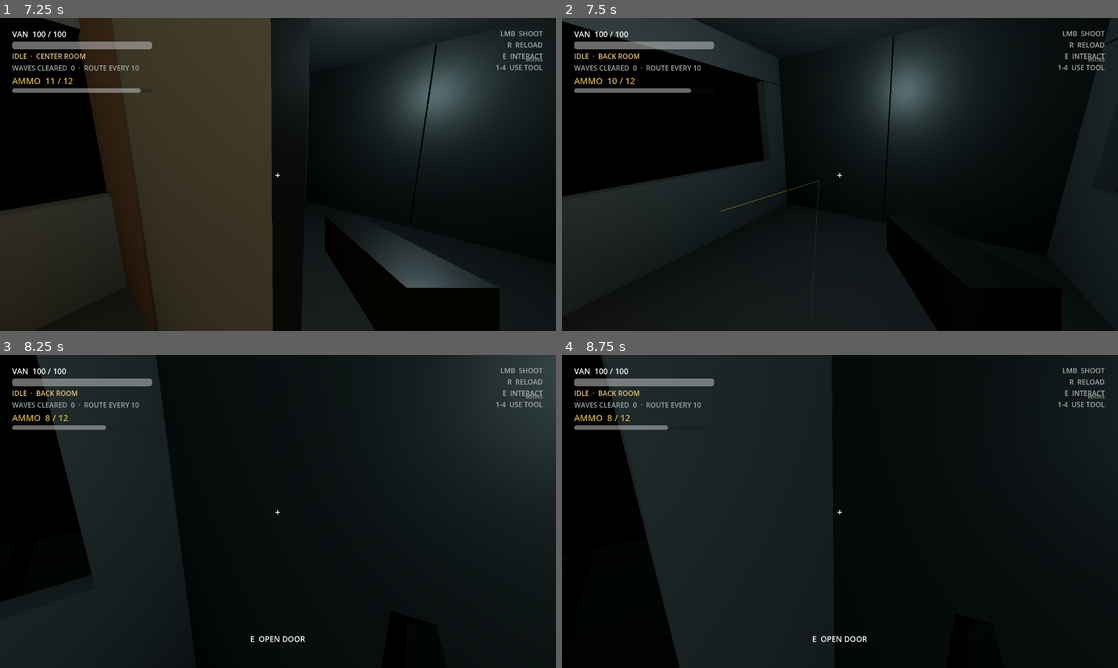
Above: before the commit, frames 1-4 (two rows, left to right).
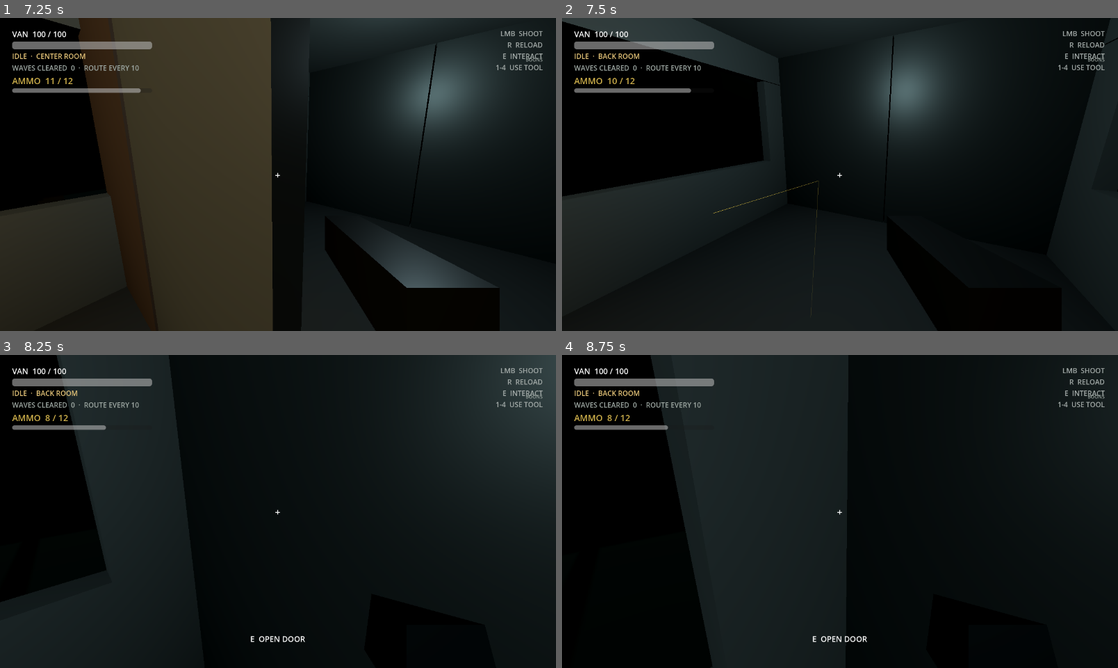
Above: after the commit, the same moments.

Repository: SebastianFreitas/van-gunner
Game: Godot game, scene res://scenes/boot/boot.tscn
The game is run twice, just before and just after one commit, with the same random seed, the same clock (stepped at 60 frames per second) and the same inputs.
Inputs (mouse positions are in pixels of both pictures, inside the frame that each line leads up to):
- Up to frame 1 (7.25 s): tap Enter at 0.5, 3.5, 5 s; move the mouse to (400, 158) at 0.52 s; hold D (move_right) 0.53-1.25 s; hold E (interact) 0.53-1.25 s; click "SLOT 1 · NEW RUN" at 1.25 s; tap Space at 2, 4.25, 5.75 s; move the mouse to (250, 174) at 2.02 s; hold W (move_forward) 2.03-6.53 s; click (250, 174) at 2.1 s; move the mouse to (289, 168) at 2.77 s; hold 1 (use_slot_1) 2.78-3.53 s; move the mouse to (272, 180) at 3.52 s; tap 2 (use_slot_2) at 3.6 s; move the mouse to (316, 177) at 4.27 s; hold 3 (use_slot_3) 4.28-5.03 s; move the mouse to (233, 171) at 5.02 s; tap 4 (use_slot_4) at 5.1 s; move the mouse to (283, 174) at 5.77 s; tap Tab at 5.85 s; move the mouse to (255, 168) at 6.52 s; hold D (move_right) from 6.53 s (still down); tap E (interact) at 6.6 s
- Up to frame 2 (7.5 s): move the mouse to (867, 174) at 7.27 s; release D (move_right) at 7.28 s; press the mouse at (867, 174) at 7.28 s; hold W (move_forward) from 7.28 s (still down)
- Up to frame 3 (8.25 s): keep holding W (move_forward); move the mouse to (250, 511) at 8.02 s; release the mouse at (250, 511) at 8.03 s; tap 1 (use_slot_1) at 8.1 s
- Up to frame 4 (8.75 s): keep holding W (move_forward)

Frame 1 is identical in both runs. In frame 2, less than 0.1% of the frame differs, in the area x 27-47%, y 51-82%; in frame 3, 2.4%; in frame 4, 7.0%, in the area x 7-27%, y 0-100%.

Commit message:
Block rear passage when doors are closed without swing push.
Co-authored-by: Cursor <cursoragent@cursor.com>

Diff:
--- a/scenes/van/van.tscn
+++ b/scenes/van/van.tscn
@@ -69,7 +69,7 @@
 size = Vector3(2.38, 3.1, 0.16)
 
 [sub_resource type="BoxShape3D" id="RearDoorBlockerShape"]
-size = Vector3(2.38, 3.1, 0.18)
+size = Vector3(2.38, 3.1, 0.32)
 
 [sub_resource type="BoxMesh" id="FrontPanelMesh"]
 size = Vector3(1.6, 2.65, 0.2)
@@ -286,6 +286,8 @@
 shape = SubResource("RearDoorLeafShape")
 
 [node name="Blocker" type="StaticBody3D" parent="TravelPath/VanFollow/VanRig/Interior/Shell/RearWall" unique_id=1788784777]
+collision_layer = 1
+collision_mask = 0
 
 [node name="LeftCollision" type="CollisionShape3D" parent="TravelPath/VanFollow/VanRig/Interior/Shell/RearWall/Blocker" unique_id=1788784778]
 transform = Transform3D(1, 0, 0, 0, 1, 0, 0, 0, 1, -1.19, 1.55, 4.71)
--- a/scripts/run/encounter_director.gd
+++ b/scripts/run/encounter_director.gd
@@ -86,17 +86,23 @@
 			await _complete_wave(id)
 			return
 
-		var to_attack := rear_marker.global_position - raider.global_position
-		var remaining := to_attack.length()
+		var target := _raider_approach_target()
+		var to_target := target - raider.global_position
+		var remaining := to_target.length()
 		if remaining <= 0.05:
 			break
 
 		var delta := get_process_delta_time()
 		var step := minf(raider.approach_speed * delta, remaining)
-		raider.global_position += to_attack.normalized() * step
+		raider.global_position += to_target.normalized() * step
 		await get_tree().process_frame
 
-	raider.global_transform = rear_marker.global_transform
+	var doors := _rear_doors()
+	if doors == null or doors.is_passage_open():
+		raider.global_transform = rear_marker.global_transform
+	else:
+		raider.global_position = doors.get_outside_hold_position()
+		raider.global_basis = rear_marker.global_basis
 	raider.attack_landed.connect(GameSession.damage_van)
 	raider.activate()
 
@@ -113,6 +119,17 @@
 		raider.retreat()
 	if id == _sequence_id and GameSession.phase != GameSession.RunPhase.GAME_OVER:
 		await _complete_wave(id)
+
+
+func _raider_approach_target() -> Vector3:
+	var doors := _rear_doors()
+	if doors and not doors.is_passage_open():
+		return doors.get_outside_hold_position()
+	return rear_marker.global_position
+
+
+func _rear_doors() -> Node:
+	return get_tree().get_first_node_in_group(&"rear_doors")
 
 
 func _complete_wave(id: int) -> void:
--- a/scripts/run/rear_doors.gd
+++ b/scripts/run/rear_doors.gd
@@ -1,7 +1,10 @@
 extends Node3D
 
-## Truck-style rear double doors. Each leaf opens on its own; collision stays on
-## fixed half-blockers so swinging never pushes the player.
+## Truck-style rear double doors.
+## Visual leaves swing on hinges (no physics). Fixed half-blockers on world
+## layer 1 stop the player when a leaf is closed — they never rotate, so
+## open/close never pushes anyone. Scripted Node3D mobs ignore physics, so
+## callers should use is_passage_open() / get_outside_hold_position().
 
 signal opened
 signal closed
@@ -9,6 +12,9 @@
 
 const SIDE_LEFT := &"left"
 const SIDE_RIGHT := &"right"
+
+## Local Z just outside the closed door plane (rear is +Z).
+const OUTSIDE_HOLD_LOCAL := Vector3(0.0, 1.62, 5.2)
 
 @export var open_angle_deg := 110.0
 @export var open_duration := 0.9
@@ -28,8 +34,18 @@
 	return _left_open and _right_open
 
 
+## True only when both leaves are open — full rear passage into the van.
+func is_passage_open() -> bool:
+	return is_open()
+
+
 func is_door_open(side: StringName) -> bool:
 	return _left_open if side == SIDE_LEFT else _right_open
+
+
+## Standpoint outside closed doors for scripted mobs (world space).
+func get_outside_hold_position() -> Vector3:
+	return to_global(OUTSIDE_HOLD_LOCAL)
 
 
 func get_door_prompt(side: StringName) -> String:
